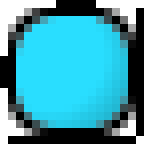
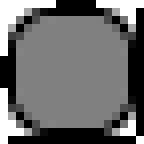
Comparing the layer stacks of the two 144×144 images. Changes:
showed "shadow" over (x1=16, y1=16, x2=128, y2=128)
hid "highlight" over (x1=16, y1=16, x2=128, y2=128)
hid "blue" over (x1=16, y1=16, x2=128, y2=128)
